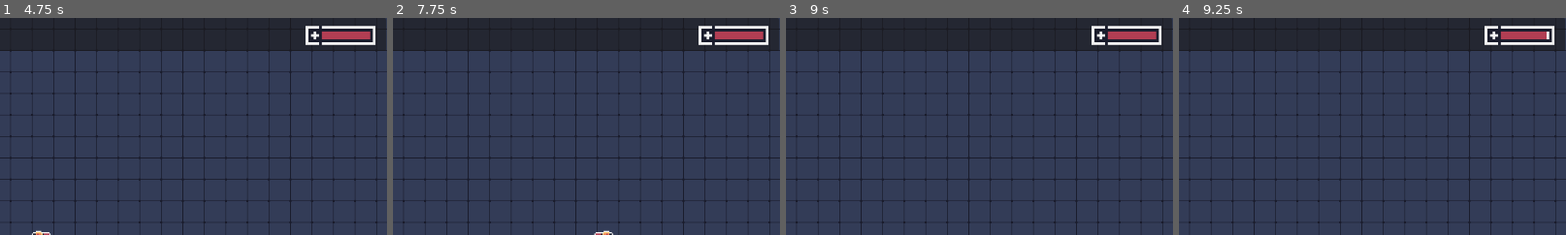
Above: before the commit, frames 1-4 (left to right).
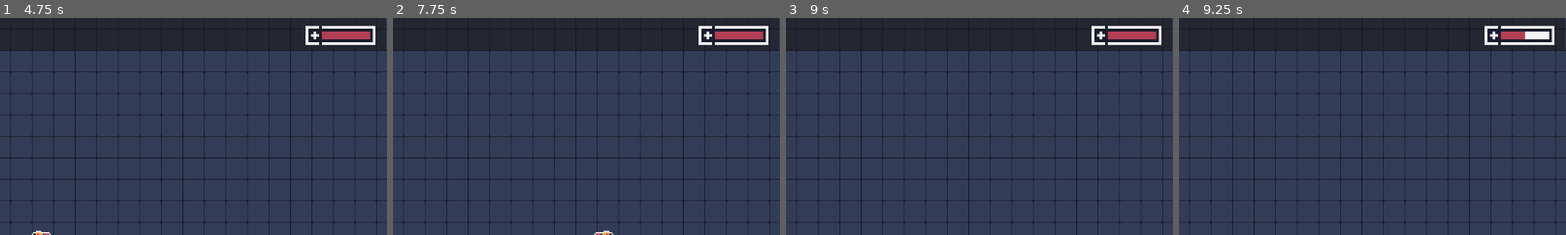
Above: after the commit, the same moments.

Repository: ShaidR/Zombie
Game: Godot game, scene res://scenes/main.tscn
Two runs of this game, one before a commit and one after it. Both use one fixed random seed, a clock stepped at 60 frames per second and the inputs below.
Inputs:
- Up to frame 1 (4.75 s): tap Enter at 0.5 s; hold Right (move_right) 0.53-1.28 s; hold Space (shoot) 0.53-1.28 s; hold Down (move_down) 1.28-2.03 s; tap Space (shoot) at 1.35, 2.85, 4.35 s; hold Right (move_right) 2.03-2.78 s; hold Space (shoot) 2.03-2.78 s; hold Up (move_up) 2.78-3.53 s; hold Space (shoot) 3.53-4.28 s; hold Left (move_left) from 3.53 s (still down)
- Up to frame 2 (7.75 s): release Left (move_left) at 5.03 s; hold Down (move_down) 5.03-5.78 s; hold Space (shoot) 5.03-5.78 s; hold Right (move_right) 5.78-6.53 s; tap Space (shoot) at 5.85, 7.35 s; hold Up (move_up) 6.53-7.28 s; hold Space (shoot) 6.53-7.28 s; hold Right (move_right) from 7.28 s (still down)
- Up to frame 3 (9 s): release Right (move_right) at 8.03 s; hold Down (move_down) 8.03-8.78 s; hold Space (shoot) 8.03-8.78 s; hold Left (move_left) from 8.78 s (still down); tap Space (shoot) at 8.85 s
- Up to frame 4 (9.25 s): keep holding Left (move_left)
The pictures show only the part of the screen within x 50-100%, y 0-50%; the shares and areas given below are measured in that part.

Frames 1-3 are identical in both runs. In frame 4, 0.2% of the frame differs, in the area x 89-95%, y 6-10%.

Commit message:
Added and hooked up game over screen

Diff:
--- a/Survivor/game_data/enemy_stats.tres
+++ b/Survivor/game_data/enemy_stats.tres
@@ -6,4 +6,4 @@
 script = ExtResource("1_8k7dq")
 speed = 65.0
 max_health = 3.0
-damage = 5.0
+damage = 50.0
--- /dev/null
+++ b/Survivor/scenes/gameOver.tscn
@@ -0,0 +1,45 @@
+[gd_scene load_steps=4 format=3 uid="uid://ee08ni37qblt"]
+
+[ext_resource type="Script" path="res://scripts/ui/gameOver.gd" id="1_bl0oh"]
+
+[sub_resource type="Gradient" id="Gradient_b73jv"]
+offsets = PackedFloat32Array(0)
+colors = PackedColorArray(0, 0, 0, 1)
+
+[sub_resource type="GradientTexture1D" id="GradientTexture1D_m6epd"]
+gradient = SubResource("Gradient_b73jv")
+
+[node name="Node2D" type="Node2D"]
+script = ExtResource("1_bl0oh")
+
+[node name="Panel" type="Panel" parent="."]
+offset_right = 40.0
+offset_bottom = 40.0
+
+[node name="Sprite2D" type="Sprite2D" parent="Panel"]
+position = Vector2(582, 335.25)
+scale = Vector2(4.5625, 671.5)
+texture = SubResource("GradientTexture1D_m6epd")
+
+[node name="VBoxContainer" type="VBoxContainer" parent="Panel"]
+offset_left = -2.0
+offset_right = 1165.0
+offset_bottom = 667.0
+size_flags_horizontal = 0
+theme_override_constants/separation = 5
+alignment = 1
+
+[node name="Label" type="Label" parent="Panel/VBoxContainer"]
+layout_mode = 2
+theme_override_font_sizes/font_size = 108
+text = "Game Over !!"
+horizontal_alignment = 1
+vertical_alignment = 1
+uppercase = true
+
+[node name="Button" type="Button" parent="Panel/VBoxContainer"]
+layout_mode = 2
+theme_override_font_sizes/font_size = 48
+text = "Retry?"
+
+[connection signal="pressed" from="Panel/VBoxContainer/Button" to="." method="_on_button_pressed"]
--- a/Survivor/scripts/entities/player.gd
+++ b/Survivor/scripts/entities/player.gd
@@ -64,7 +64,8 @@
 	currentHealth -= damage
 	health_changed.emit(currentHealth,unit_stats.max_health)
 	print(currentHealth)
-	# TODO: Check for game over and fire event
+	if currentHealth <= 0:
+		get_tree().change_scene_to_file("res://scenes/gameOver.tscn")
 
 func _cycle_weapon() -> void:
 	_active_weapon_index = (_active_weapon_index + 1) % _weapon_inventory.size()
--- /dev/null
+++ b/Survivor/scripts/ui/gameOver.gd
@@ -0,0 +1,4 @@
+extends Node2D
+
+func _on_button_pressed():
+	get_tree().change_scene_to_file("res://scenes/main.tscn")
Not shown, changed: Survivor/art/imported/UI/ui x1.png-autosave.kra
